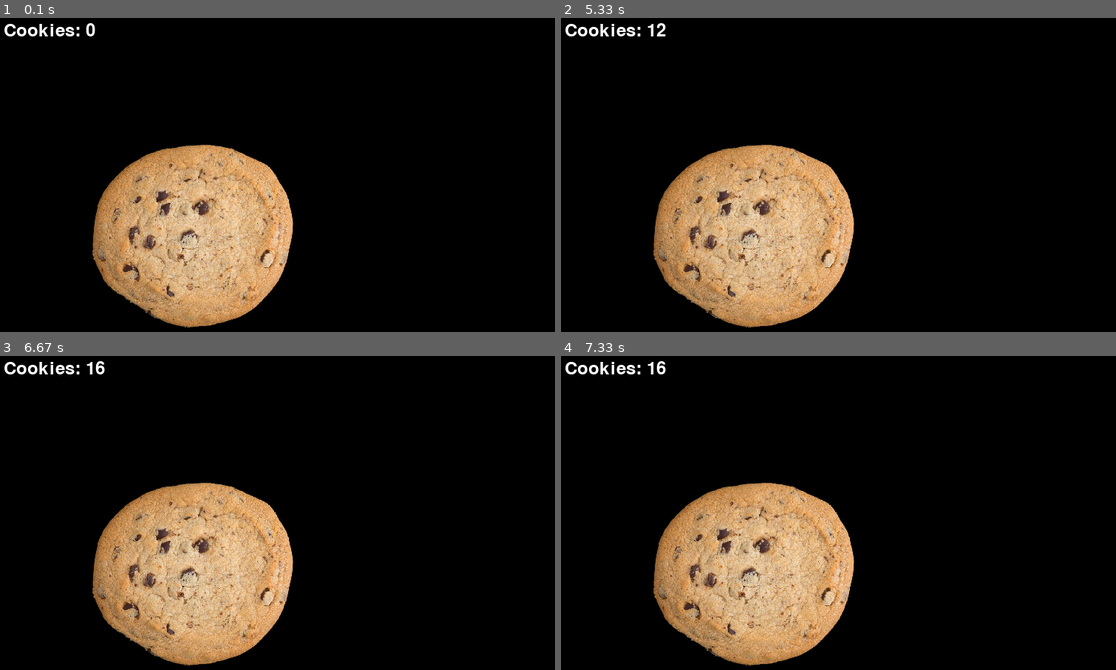
Above: before the commit, frames 1-4 (two rows, left to right).
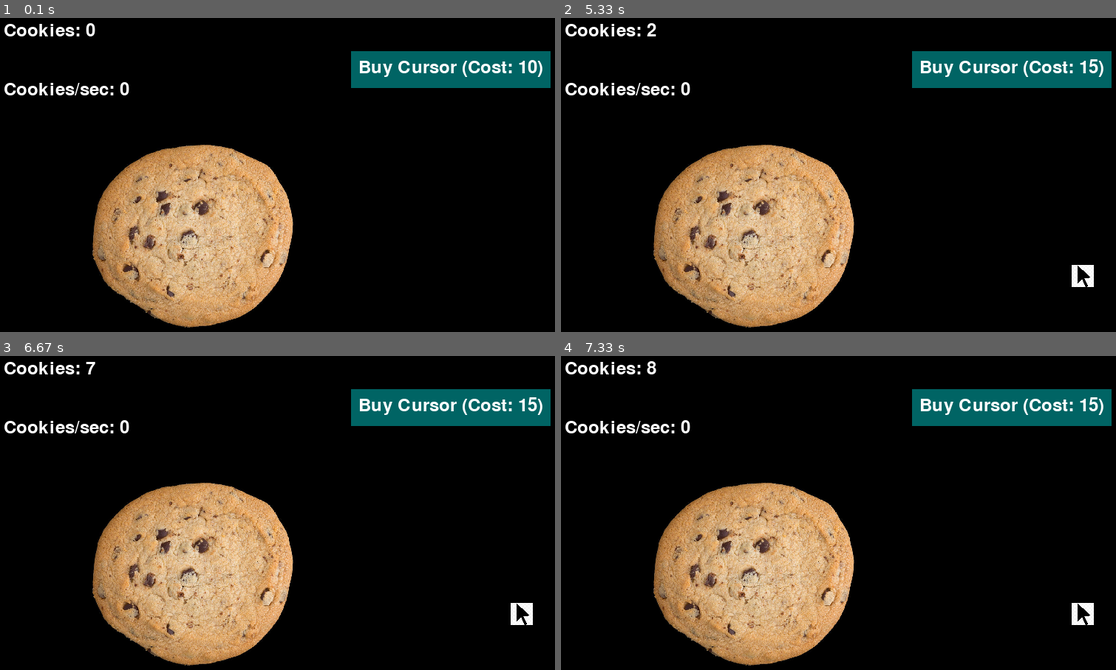
Above: after the commit, the same moments.

Repository: BoyanGerasimov/CookieClickerPygame
Game: pygame game, started from main.py
The game is run twice, just before and just after one commit, with the same random seed, the same clock (stepped at 60 frames per second) and the same inputs.
Inputs (mouse positions are in pixels of both pictures, inside the frame that each line leads up to):
- Up to frame 1 (0.1 s): no input
- Up to frame 2 (5.33 s): click (1010, 68) at 0.38 s, where only the run after the commit has a clickable "Buy Cursor (Cost: 10)"; click (855, 262) at 0.72 s; click (672, 168) at 1.05 s; click (710, 149) at 1.88 s; click (outside the picture) at 2.22 s; click (832, 159) at 2.55 s; click (771, 143) at 2.88 s; click (627, 137) at 3.22 s; click (660, 278) at 3.55 s; click (666, 178) at 3.88 s; click (683, 149) at 4.22 s; click (877, 218) at 4.55 s; click (677, 209) at 4.88 s; click (1010, 68) at 5.22 s, where only the run after the commit has a clickable "Buy Cursor (Cost: 10)"
- Up to frame 3 (6.67 s): click (160, 491) at 5.55 s; click (105, 600) at 5.88 s; click (233, 556) at 6.22 s; click (149, 456) at 6.55 s
- Up to frame 4 (7.33 s): no input

The runs differ from the first frame. In frame 1, 4.7% of the frame differs, in the area x 0-100%, y 10-25%; in frame 2, 5.0%; in frame 3, 5.0%; in frame 4, 5.0%, in the area x 0-100%, y 1-86%.

Commit message:
cursors working, cookie/sec not working

Diff:
--- a/main.py
+++ b/main.py
@@ -9,17 +9,31 @@
 BLACK = (0, 0, 0)
 WHITE = (255, 255, 255)
 RED = (255, 0, 0)
+CYAN = (0, 100, 100)
 
 screen = pygame.display.set_mode((WIDTH, HEIGHT))
 pygame.display.set_caption("Cookie Clicker")
 
 cookie_img = pygame.image.load("cookie.png")
 cookie_img = pygame.transform.scale(cookie_img, (374, 350))
+cursor_img = pygame.image.load("cursor.png")
+cursor_img = pygame.transform.scale(cursor_img, (30, 30))
 
 font = pygame.font.Font(None, 36)
 
 cookies = 0
 click_value = 1
+cursor_cost = 10
+cursor_count = 0
+cursor_auto_collect = 1
+cps_timer = pygame.time.get_ticks()
+cps_delay = 1000
+
+
+def collect_cookies():
+    global cookies
+    cookies_from_cursors = cursor_count*cursor_auto_collect
+    cookies += cookies_from_cursors
 
 
 class Cookie(pygame.sprite.Sprite):
@@ -34,11 +48,29 @@
         cookies += click_value
 
 
+class Cursor(pygame.sprite.Sprite):
+    def __init__(self):
+        super().__init__()
+        self.image = cursor_img
+        self.rect = self.image.get_rect()
+        self.rect.center = (random.randint(50, WIDTH - 50), random.randint(50, HEIGHT - 50))
+        self.auto_collect = cursor_auto_collect
+
+    def update(self):
+        global cookies
+        cookies += self.auto_collect
+
+
 cookie_sprite = pygame.sprite.Group()
+cursor_sprite = pygame.sprite.Group()
 cookie = Cookie()
 cookie_sprite.add(cookie)
 
-# Game loop
+window_width = 270
+window_height = 50
+window_x = WIDTH - window_width - 50
+window_y = 50
+
 running = True
 while running:
     for event in pygame.event.get():
@@ -48,15 +80,38 @@
             if event.button == 1:
                 if cookie.rect.collidepoint(event.pos):
                     cookie.clicked()
+                if window_x <= event.pos[0] <= window_x + window_width:
+                    if window_y <= event.pos[1] <= window_y + window_height:
+                        if cookies >= cursor_cost:
+                            cookies -= cursor_cost
+                            cursor = Cursor()
+                            cursor_sprite.add(cursor)
+                            cursor_count += 1
+                            cursor_cost = int(cursor_cost * 1.5)
 
     cookie_sprite.update()
 
     screen.fill(BLACK)
     cookie_sprite.draw(screen)
+    cursor_sprite.draw(screen)
 
     cookie_text = font.render("Cookies: " + str(cookies), True, WHITE)
     screen.blit(cookie_text, (10, 10))
 
+    pygame.draw.rect(screen, CYAN, (window_x, window_y, window_width, window_height))
+    window_text = font.render("Buy Cursor (Cost: " + str(cursor_cost) + ")", True, WHITE)
+    screen.blit(window_text, (window_x + 10, window_y + 10))
+
+    cookies_per_second = 0
+    current_time = pygame.time.get_ticks()
+    if current_time - cps_timer >= cps_delay:
+        collect_cookies()
+        cookies_per_second = cursor_auto_collect * cursor_count
+        cps_timer = current_time
+
+    cps_text = font.render("Cookies/sec: " + str(cookies_per_second), True, WHITE)
+    screen.blit(cps_text, (10, 90))
+
     pygame.display.flip()
 
 pygame.quit()
Binary file added: cursor.png
Not shown, changed: .DS_Store
